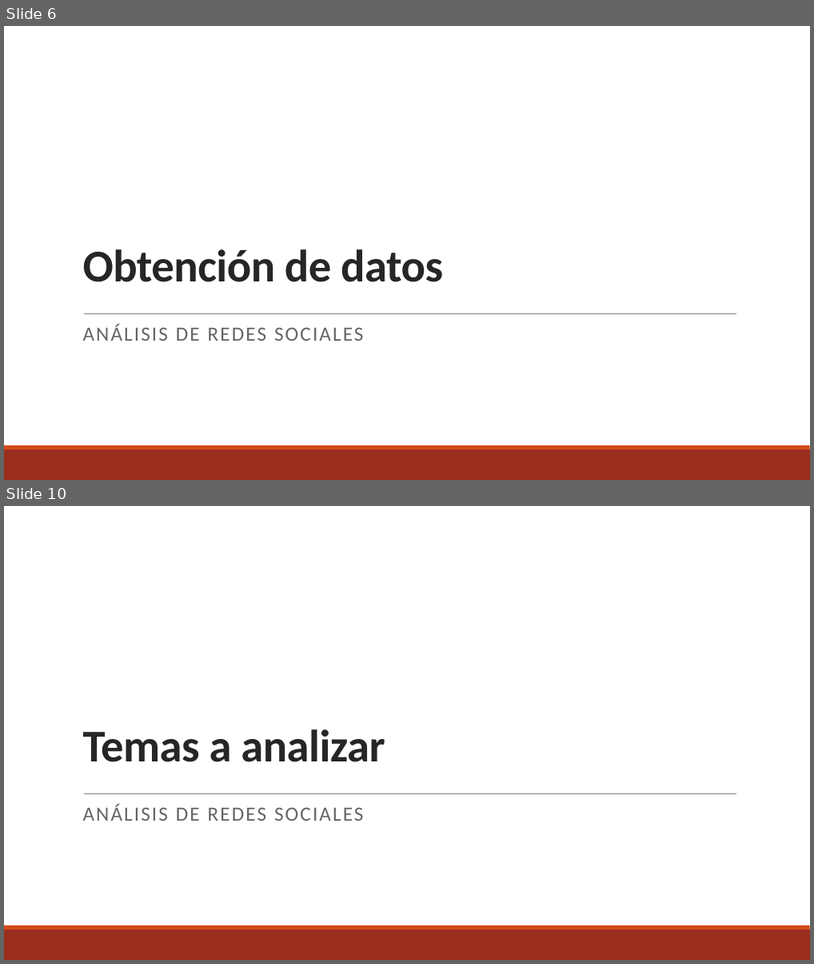
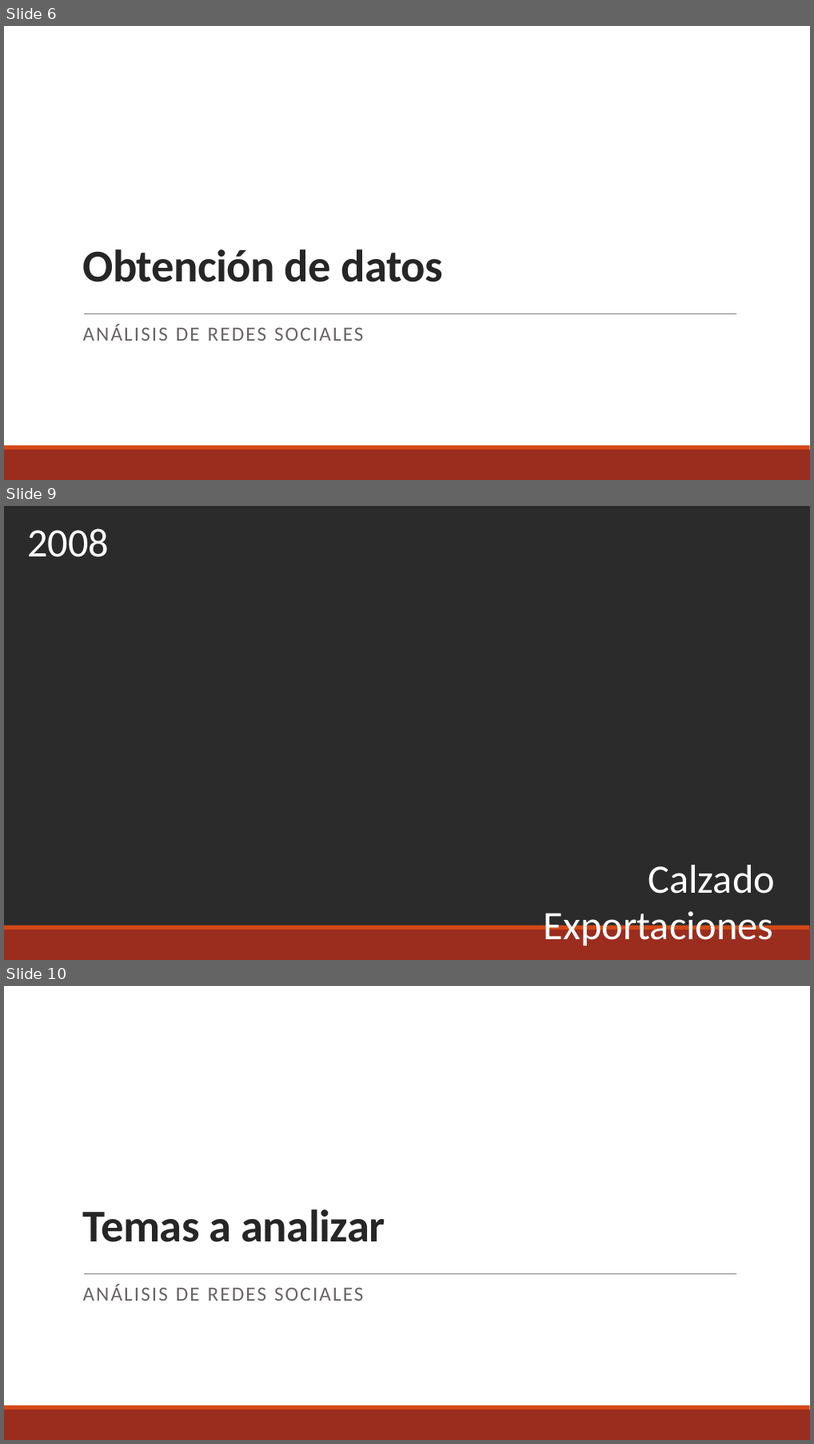
Before and after one commit to ZReKoJ/analysis-world-exports, a slide deck: proyectoARS.pptx. Shown one above the other, each under a label of ours: slides 6 and 10 before the commit, slides 6, 9 and 10 after it; the slides between them are not shown. The pictures are 814x964 and 814x1444 pixels, drawn with LibreOffice and Linux fonts; fonts in the diff are those of the drawing; background and template pictures are left out; a plain dark background stands for a picture behind light text. Boxes give left, top, right and bottom in pixels: in the first picture for what was removed or moved away, otherwise in the second. Text is boxed around its words. In the diff, an @@ line names an element or a change of style, - is before the commit and + after.

```diff
--- a/proyectoARS.pptx
+++ b/proyectoARS.pptx
@@ slide 9 added at [4, 506, 810, 960], background picture (left out); not listed: 2 template elements that a slide beside it also shows @@
@@ text added at [27, 528, 109, 557], 48 pt, text #FFFFFF @@
+2008
@@ text added at [648, 864, 775, 893], 48 pt, text #FFFFFF @@
+Calzado
@@ text added at [544, 906, 774, 945], 48 pt, text #FFFFFF @@
+Exportaciones
```
Also in this commit, not shown: 2 slides changed, 2 other slides added, 3 slides removed.
